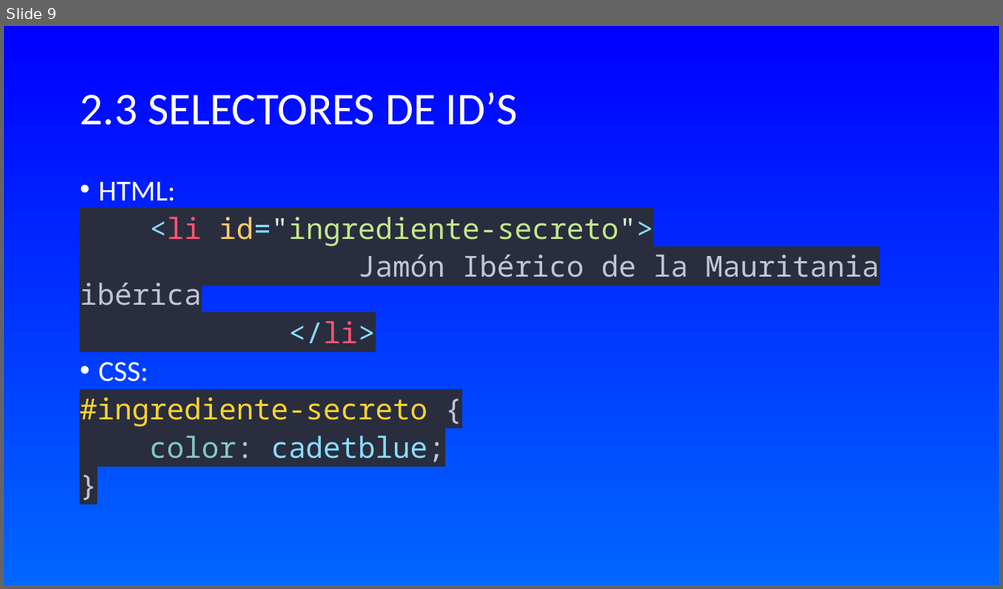
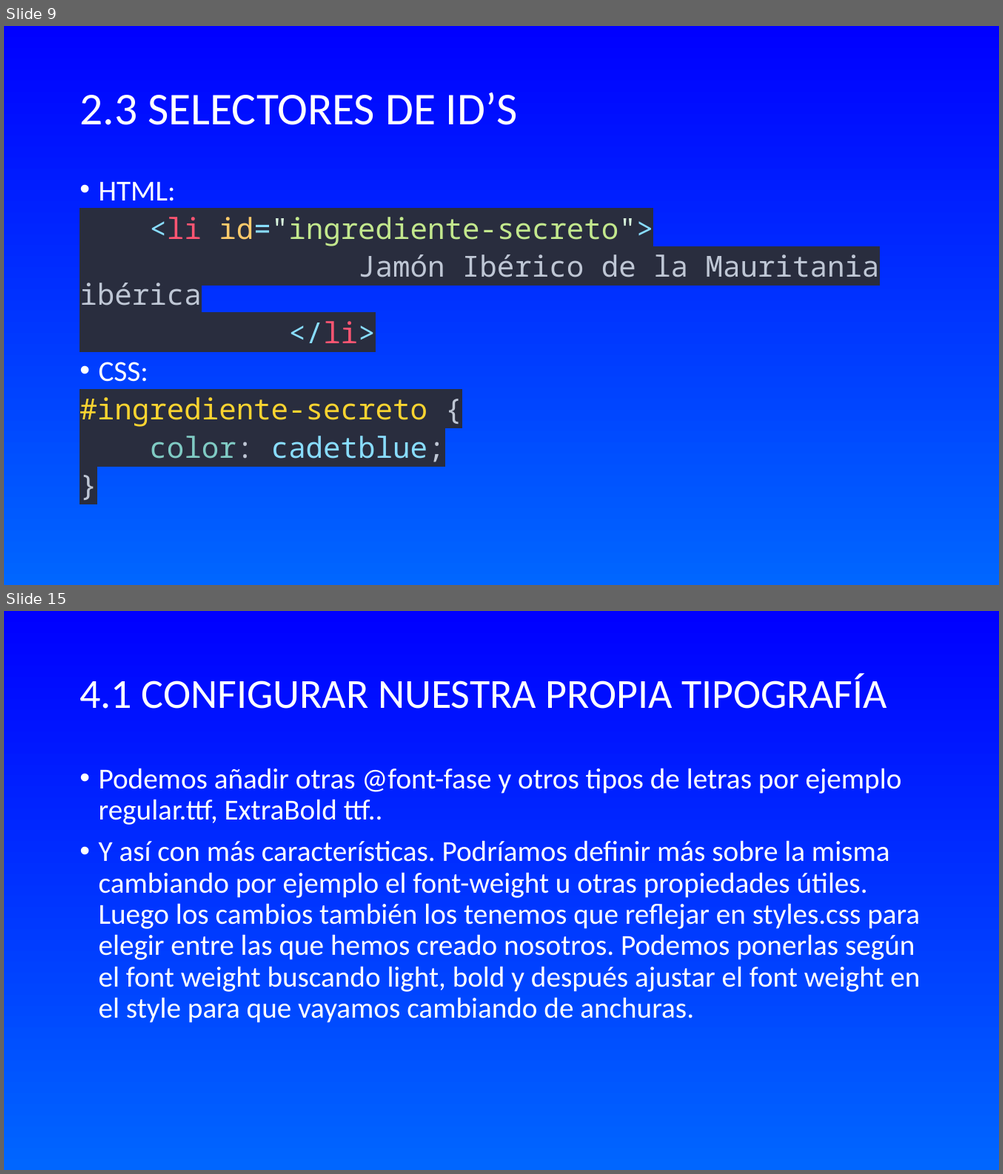
Before and after one commit to WalterDeRacagua/Curso-de-HTML-y-CSS, a slide deck: CSS/TEORÍA/INTRODUCCIÓN A CSS.odp. Shown one above the other, each under a label of ours: slide 9 before the commit, slides 9 and 15 after it; the slides between them are not shown. The pictures are 1003x589 and 1003x1174 pixels, drawn with LibreOffice and Linux fonts; fonts in the diff are those of the drawing. Boxes give left, top, right and bottom in pixels: in the first picture for what was removed or moved away, otherwise in the second. Text is boxed around its words. In the diff, an @@ line names an element or a change of style, - is before the commit and + after.

```diff
--- a/CSS/TEORÍA/INTRODUCCIÓN A CSS.odp
+++ b/CSS/TEORÍA/INTRODUCCIÓN A CSS.odp
@@ slide 15 added at [4,611,999,1170], background gradient #0000FF to #0066FF @@
@@ title added at [79,673,886,709], 40 pt, text #FFFFFF @@
+4.1 CONFIGURAR NUESTRA PROPIA TIPOGRAFÍA
@@ text added at [99,768,919,1023], 28 pt, text #FFFFFF @@
+• Podemos añadir otras @font-fase y otros tipos de letras por ejemplo regular.ttf, ExtraBold ttf..
+• Y así con más características. Podríamos definir más sobre la misma cambiando por ejemplo el font-weight u otras propiedades útiles. Luego los cambios también los tenemos que reflejar en styles.css para elegir entre las que hemos creado nosotros. Podemos ponerlas según el font weight buscando light, bold y después ajustar el font weight en el style para que vayamos cambiando de anchuras.
```
Also in this commit, not shown: 1 slide changed, 14 other slides added.
